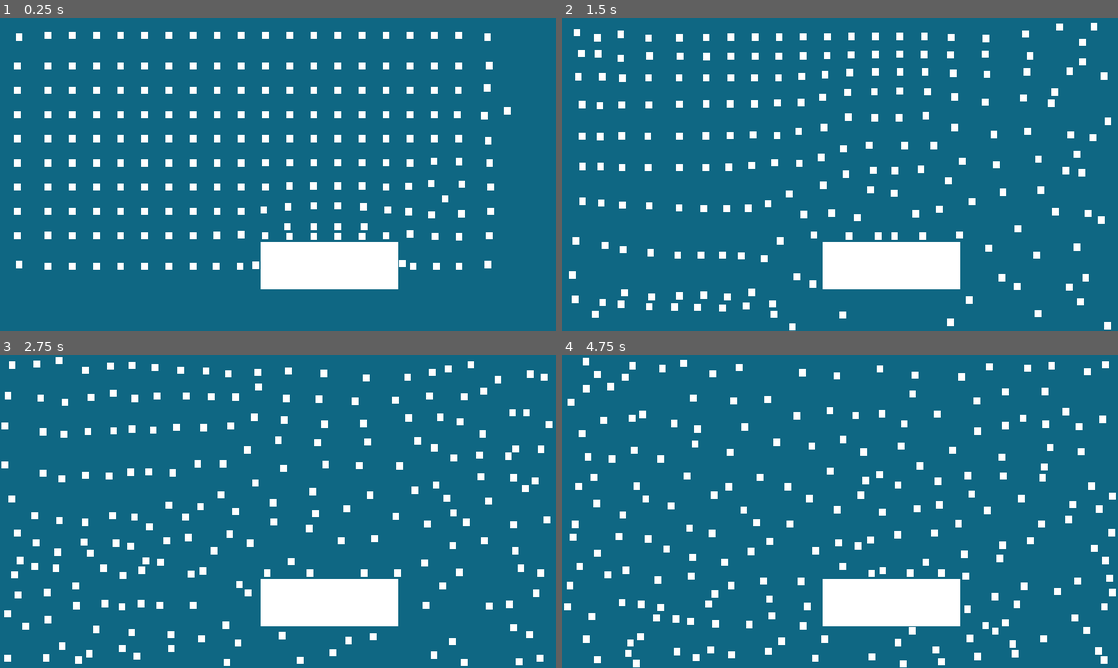
Above: before the commit, frames 1-4 (two rows, left to right).
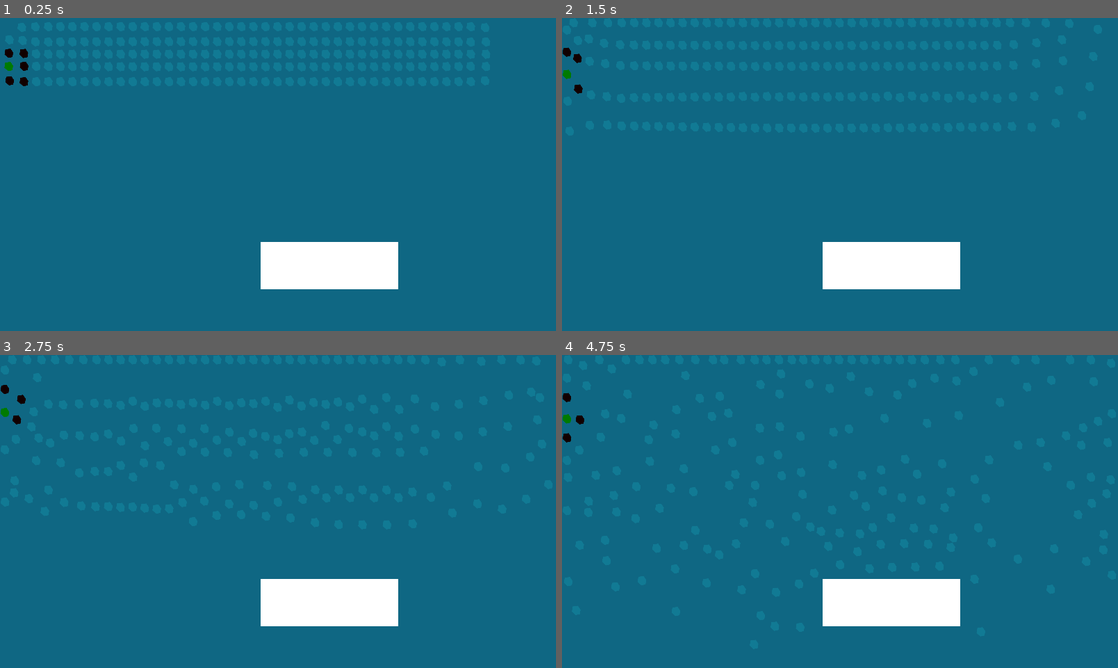
Above: after the commit, the same moments.

Repository: c1ayer/Game-Jam-Jan-2025
Game: Godot game, scene res://scenes/water_testing_facility.tscn
The game is run twice, just before and just after one commit, with the same random seed, the same clock (stepped at 60 frames per second) and the same inputs. This scene is started directly instead of the project's main scene.
Inputs:
- Up to frame 1 (0.25 s): no input
- Up to frame 2 (1.5 s): hold D (move_right) 0.53-1.28 s; hold Space (shoot) 0.53-1.28 s; hold S (move_down) from 1.28 s (still down); tap Space (shoot) at 1.35 s
- Up to frame 3 (2.75 s): release S (move_down) at 2.03 s; hold D (move_right) from 2.03 s (still down); hold Space (shoot) from 2.03 s (still down)
- Up to frame 4 (4.75 s): release D (move_right) at 2.78 s; release Space (shoot) at 2.78 s; hold W (move_up) 2.78-3.53 s; tap Space (shoot) at 2.85, 4.35 s; hold Space (shoot) 3.53-4.28 s; hold A (move_left) from 3.53 s (still down)

The runs differ from the first frame. In frame 1, 5.8% of the frame differs, in the area x 0-92%, y 4-81%; in frame 2, 5.9%; in frame 3, 5.8%; in frame 4, 5.9%, in the area x 0-100%, y 0-100%.

Commit message:
saturday water

Diff:
--- a/michael-bubble/scenes/water.tscn
+++ b/michael-bubble/scenes/water.tscn
@@ -1,18 +1,17 @@
 [gd_scene load_steps=4 format=3 uid="uid://dntvlhkw1cvdy"]
 
 [ext_resource type="Script" path="res://scripts/water.gd" id="1_2288f"]
+[ext_resource type="Texture2D" uid="uid://cv70bsbdoe75v" path="res://assets/waddah.png" id="2_8a71r"]
 
 [sub_resource type="CircleShape2D" id="CircleShape2D_oxnsc"]
 
-[sub_resource type="CanvasTexture" id="CanvasTexture_1k8tj"]
-
 [node name="Water" type="RigidBody2D"]
-gravity_scale = 0.25
+gravity_scale = 0.5
 script = ExtResource("1_2288f")
 
 [node name="CollisionShape2D" type="CollisionShape2D" parent="."]
 shape = SubResource("CircleShape2D_oxnsc")
 
 [node name="Sprite2D" type="Sprite2D" parent="."]
-scale = Vector2(14, 15)
-texture = SubResource("CanvasTexture_1k8tj")
+scale = Vector2(0.316667, 0.35)
+texture = ExtResource("2_8a71r")
--- a/michael-bubble/scenes/water_testing_facility.tscn
+++ b/michael-bubble/scenes/water_testing_facility.tscn
@@ -1,7 +1,6 @@
-[gd_scene load_steps=9 format=3 uid="uid://rkn2k8tuy0jw"]
+[gd_scene load_steps=8 format=3 uid="uid://rkn2k8tuy0jw"]
 
 [ext_resource type="Script" path="res://scripts/water_testing_facility.gd" id="1_cwv0m"]
-[ext_resource type="PackedScene" uid="uid://dntvlhkw1cvdy" path="res://scenes/water.tscn" id="1_lrp3d"]
 
 [sub_resource type="WorldBoundaryShape2D" id="WorldBoundaryShape2D_7m3gh"]
 distance = -650.0
@@ -39,12 +38,6 @@
 [node name="CollisionShape2D" type="CollisionShape2D" parent="RightWall"]
 shape = SubResource("WorldBoundaryShape2D_8mcpo")
 
-[node name="Water" parent="." instance=ExtResource("1_lrp3d")]
-position = Vector2(920, 374)
-
-[node name="Water2" parent="." instance=ExtResource("1_lrp3d")]
-position = Vector2(1030, 193)
-
 [node name="TopWall" type="StaticBody2D" parent="."]
 
 [node name="CollisionShape2D" type="CollisionShape2D" parent="TopWall"]
--- a/michael-bubble/scripts/water.gd
+++ b/michael-bubble/scripts/water.gd
@@ -9,6 +9,7 @@
 
 # Called every frame. 'delta' is the elapsed time since the previous frame.
 func _process(delta):
+	#pass
 	var collision_info = move_and_collide(linear_velocity * delta)
-	if collision_info:
-		linear_velocity = linear_velocity.bounce(collision_info.get_normal()) #not sure how much energy lost in bounce
+	if collision_info and collision_info.get_normal().length() == 1:
+		linear_velocity = linear_velocity.bounce(collision_info.get_normal())*.5 #not sure how much energy lost in bounce
--- a/michael-bubble/scripts/water_testing_facility.gd
+++ b/michael-bubble/scripts/water_testing_facility.gd
@@ -1,18 +1,26 @@
 extends Node2D
 
 var number_of_water = 200
-var pressureMult = 100000
-var targetDensity = .2
-var smoothingRadius = 100
+var pressureMult = 20000
+var targetDensity = .6
+var smoothingRadius = 50
 var densities = []
+var positions = [] #predicted positions
+var spacialOffsets = []
+var spacialIndices = []
+var debuglist = []
+var predictionFactor = .01
 
 
 # Called when the node enters the scene tree for the first time.
 func _ready():
-	var rowsize = 20
-	var spacing = 50
+	var rowsize = 40
+	var spacing = 25
 	var water_scene = preload("res://scenes/water.tscn")
 	densities.resize(number_of_water)
+	positions.resize(number_of_water)
+	spacialIndices.resize(number_of_water)
+	spacialOffsets.resize(number_of_water)
 
 	for i in number_of_water:
 		#add a bunch of water particles
@@ -22,22 +30,42 @@
 		var y = ((i-i%rowsize)/rowsize + 1) * spacing
 		active_water.position = Vector2(x,y)
 		active_water.waterNumber = i
+		positions[active_water.waterNumber] = active_water.position
+		if active_water.waterNumber == 120:
+			active_water.modulate =Color.GREEN
 
 	#CalculateDensity(Vector2(500,200))
-
+	#NeighborhoodLookup(Vector2(500,200))
+	UpdateSpacialIndices()
 
 
 # Called every frame. 'delta' is the elapsed time since the previous frame.
 func _process(delta):
+	var damping = .999
 	for ichild in get_child_count():
-		if(get_child(ichild).is_class("RigidBody2D")): #should be more specific, like water.gd or has_method
-			var density = CalculateDensity(get_child(ichild).position)
-			densities[get_child(ichild).waterNumber] = density
+		var tmpChild = get_child(ichild)
+		if(tmpChild.is_class("RigidBody2D")): #should be more specific, like water.gd or has_method
+			positions[tmpChild.waterNumber] = tmpChild.position + tmpChild.linear_velocity * delta * predictionFactor
+			var density = CalculateDensity(tmpChild.position)
+			densities[tmpChild.waterNumber] = density
+			if tmpChild.waterNumber == 120:
+				tmpChild.modulate = Color.GREEN
+			else:
+				tmpChild.modulate = Color.WHITE
+			for j in debuglist.size():
+				if tmpChild.waterNumber == debuglist[j]:
+					tmpChild.modulate = Color.RED
 	for ichild in get_child_count():
-		if(get_child(ichild).is_class("RigidBody2D")): #should be more specific, like water.gd or has_method
-			var pressureForce = CalcPressureForce(get_child(ichild).position,get_child(ichild).waterNumber)
-			var pressureAcc = -pressureForce/densities[get_child(ichild).waterNumber]
-			get_child(ichild).linear_velocity += pressureAcc * delta
+		var tmpChild = get_child(ichild)
+		if(tmpChild.is_class("RigidBody2D")): #should be more specific, like water.gd or has_method
+			var pressureForce = CalcPressureForce(tmpChild.position,tmpChild.waterNumber)
+			var pressureAcc = -pressureForce/densities[tmpChild.waterNumber]
+			tmpChild.linear_velocity = tmpChild.linear_velocity*damping
+			tmpChild.linear_velocity += pressureAcc * delta
+			#print(pressureAcc, ' ', tmpChild.linear_velocity, ' ', delta)
+	UpdateSpacialIndices()
+	#print(spacialIndices,spacialOffsets)
+	#print(densities,positions)
 
 func DensityKernel(radius,distance):
 	var volume = PI * radius**4 /6
@@ -54,28 +82,93 @@
 	var mass = 1
 
 	#loop over particle positions
-	for ichild in get_child_count():
-		if(get_child(ichild).is_class("RigidBody2D")): #should be more specific, like water.gd or has_method
-			var distance = (get_child(ichild).position - samplePos).length()
-			if(distance < smoothingRadius):
+	for i in 9: #neighboring cells
+		var hash = NeighborhoodLookup(samplePos,i)
+		var key = hash % number_of_water
+		var tmpIndex = spacialOffsets[key]
+		while tmpIndex < number_of_water:
+			var indexData = spacialIndices[tmpIndex]
+			tmpIndex = tmpIndex + 1
+			if indexData.x != key:
+				break
+			#if indexData.z != hash:
+			#	continue
+			var neighborWaterNumber = indexData.y
+			var neighborPos = positions[neighborWaterNumber]
+			var distance = (neighborPos - samplePos).length()
+			if(distance < smoothingRadius and distance > 0):
 				density += DensityKernel(smoothingRadius,distance)
 	return(density)
 
 func CalcPressureForce(samplePos,tmpWaterNumber):
 	var pressureForce = Vector2(0,0)
 	var myPressure = (densities[tmpWaterNumber] - targetDensity)* pressureMult #pressure at particle
+	if tmpWaterNumber == 120:
+		debuglist.clear()
 
-	for ichild in get_child_count():
-		if(get_child(ichild).is_class("RigidBody2D")): #should be more specific, like water.gd or has_method
-			var distance = (get_child(ichild).position - samplePos).length()
+	for i in 9: #neighboring cells
+		var hash = NeighborhoodLookup(samplePos,i)
+		var key = hash % number_of_water
+		var tmpIndex = spacialOffsets[key]
+		while tmpIndex < number_of_water:
+			var indexData = spacialIndices[tmpIndex]
+			tmpIndex = tmpIndex + 1
+			if indexData.x != key:
+				break
+			#if indexData.z != hash:
+			#	continue
+			var neighborWaterNumber = indexData.y
+			if neighborWaterNumber == tmpWaterNumber:
+				continue
+			var neighborPos = positions[neighborWaterNumber]
+			var distance = (neighborPos - samplePos).length()
 			if(distance < smoothingRadius and distance > 0):
-				var direction = (get_child(ichild).position - samplePos).normalized() #direction of particle
+				if tmpWaterNumber == 120:
+					debuglist.append(neighborWaterNumber)
+				#print(samplePos,' ',neighborPos)
+				#print(tmpWaterNumber,' ',neighborWaterNumber)
+				var direction = (neighborPos - samplePos).normalized() #direction of particle
 				var slope = DensityDerivativeKernel(smoothingRadius,distance) # slope of density deriv (pressure slope)
-				var pressure = (densities[get_child(ichild).waterNumber] - targetDensity)* pressureMult #pressure at particle
+				var pressure = (densities[neighborWaterNumber] - targetDensity)* pressureMult #pressure at particle
 				var sharedPressure = (pressure + myPressure)/2
-				pressureForce += - sharedPressure * direction * slope / densities[get_child(ichild).waterNumber]
+				pressureForce += - sharedPressure * direction * slope / densities[neighborWaterNumber]
 	return pressureForce
 
+
+func NeighborhoodLookup(position, neighbor):
+	var hashk1 = 15823
+	var hashk2 = 9737333
+	var offsets = [Vector2(-1,1),Vector2(0,1),Vector2(1,1),Vector2(-1,0),Vector2(0,0),Vector2(1,0),Vector2(-1,-1),Vector2(0,-1),Vector2(1,-1)]
+	var base_cell = floor(position/smoothingRadius) #get integer ID
+	#for i in 9: #neighboring cells
+	var cell = base_cell + offsets[neighbor]
+	var a = cell.x * hashk1
+	var b = cell.y * hashk2
+	var hash: int = a + b
+	#var key = hash % number_of_water
+	return (hash)
+
+
+func UpdateSpacialIndices():
+	for ichild in get_child_count():
+		var tmpChild = get_child(ichild)
+		if(tmpChild.is_class("RigidBody2D")): #should be more specific, like water.gd or has_method
+			var hash = NeighborhoodLookup(tmpChild.position,4)
+			var key = hash % number_of_water
+			spacialIndices[tmpChild.waterNumber] = Vector3(key,tmpChild.waterNumber,hash)
+			spacialOffsets[tmpChild.waterNumber] = number_of_water
+
+	spacialIndices.sort() #sort by key
+	#print(spacialIndices)
+
+	for i in spacialIndices.size():
+		var key = spacialIndices[i].x
+		if i > 0:
+			var keyPrev = spacialIndices[i-1].x
+			if key != keyPrev:
+				spacialOffsets[key] = i
+
+	#print(spacialOffsets)
 #ToDo:
 # Optimise so I can run more particles
 # Add viscosity
Binary file added: michael-bubble/assets/waddah.png
Not shown, added: michael-bubble/assets/waddah.png.import
